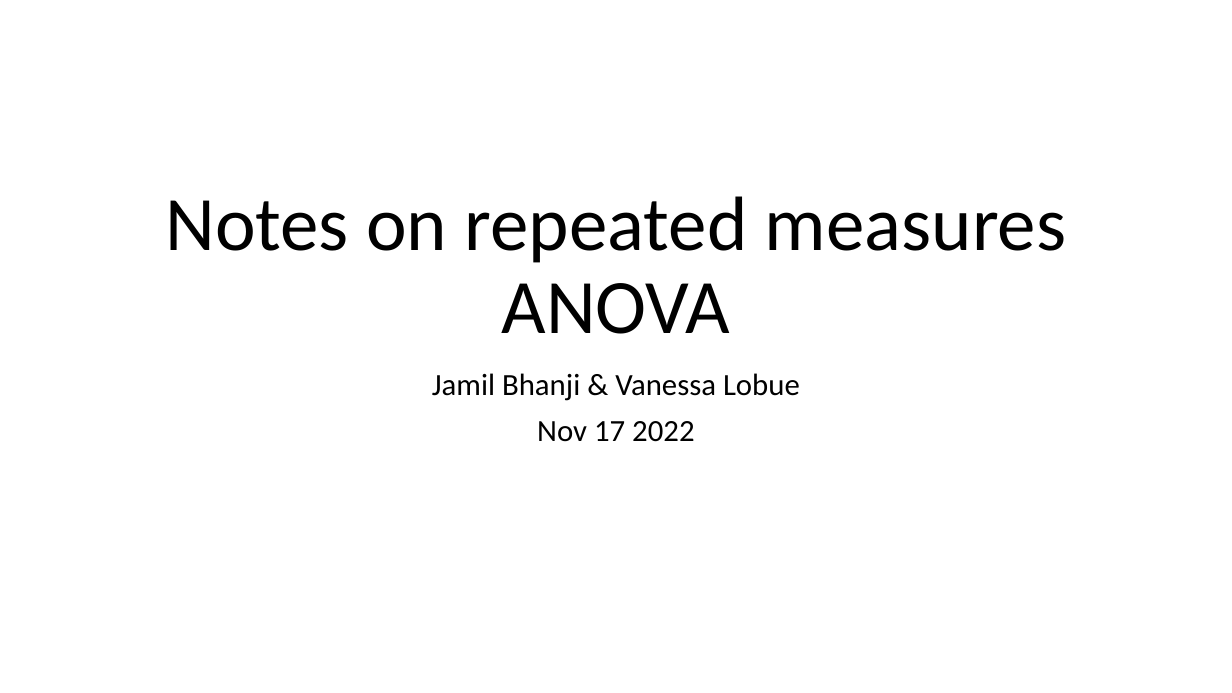
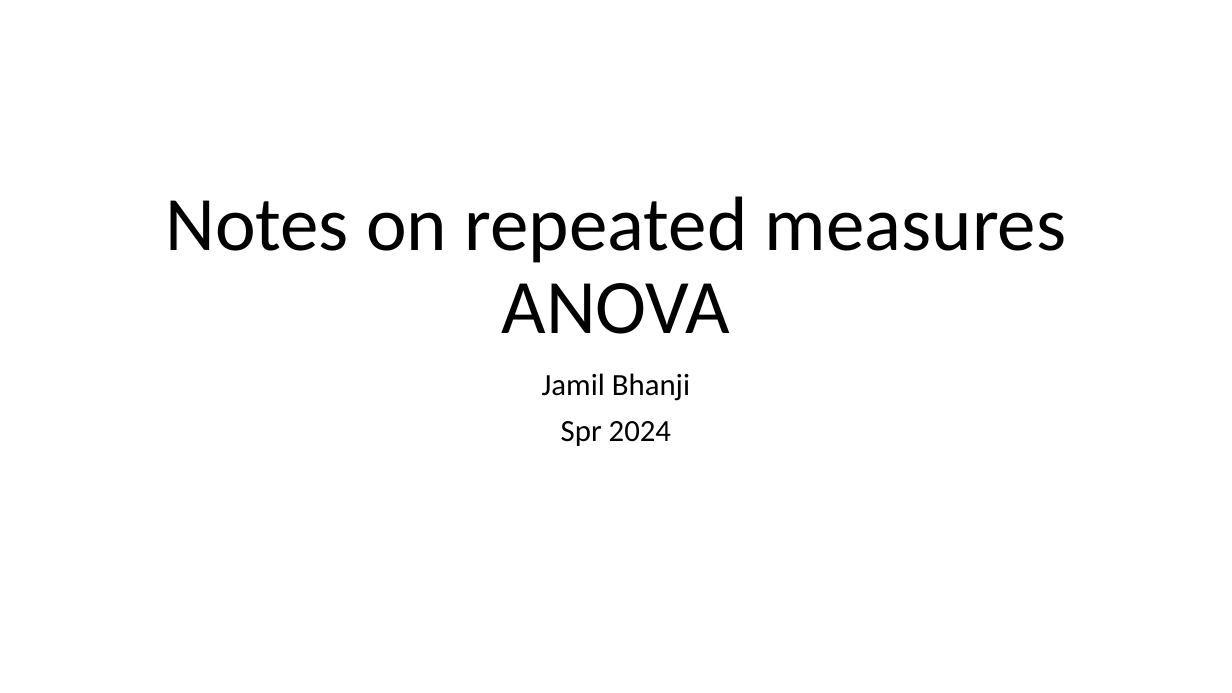
Before and after one commit to scream104/psych596, a slide deck: slide 1 of lecture-slides_upload/lab-activity/11-rep-measures-lab.pptx. Drawn at 1232x693 pixels with LibreOffice and Linux fonts; fonts in the diff are those of the drawing. Boxes give left, top, right and bottom in pixels: in the first picture for what was removed or moved away, otherwise in the second. Text is boxed around its words. In the diff, an @@ line names an element or a change of style, - is before the commit and + after.

```diff
--- a/lecture-slides_upload/lab-activity/11-rep-measures-lab.pptx
+++ b/lecture-slides_upload/lab-activity/11-rep-measures-lab.pptx
@@ subtitle at [542, 373, 690, 446]: text changed @@
-Jamil Bhanji & Vanessa Lobue
-Nov 17 2022
+Jamil Bhanji
+Spr 2024
```
Also in this commit, not shown: 1 slide removed, 4 other files.
